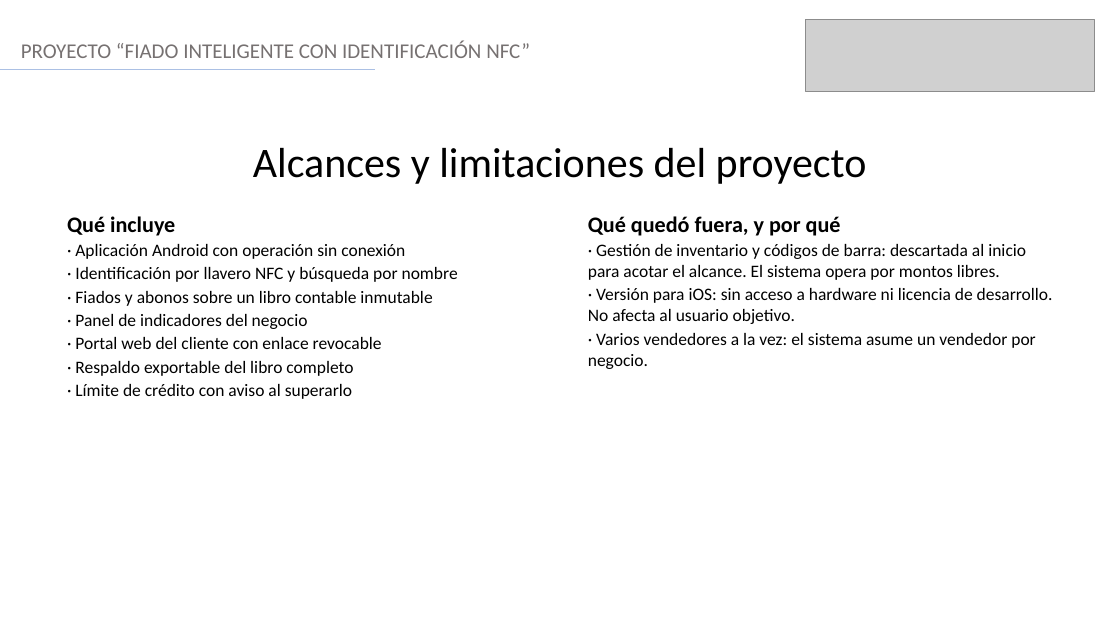
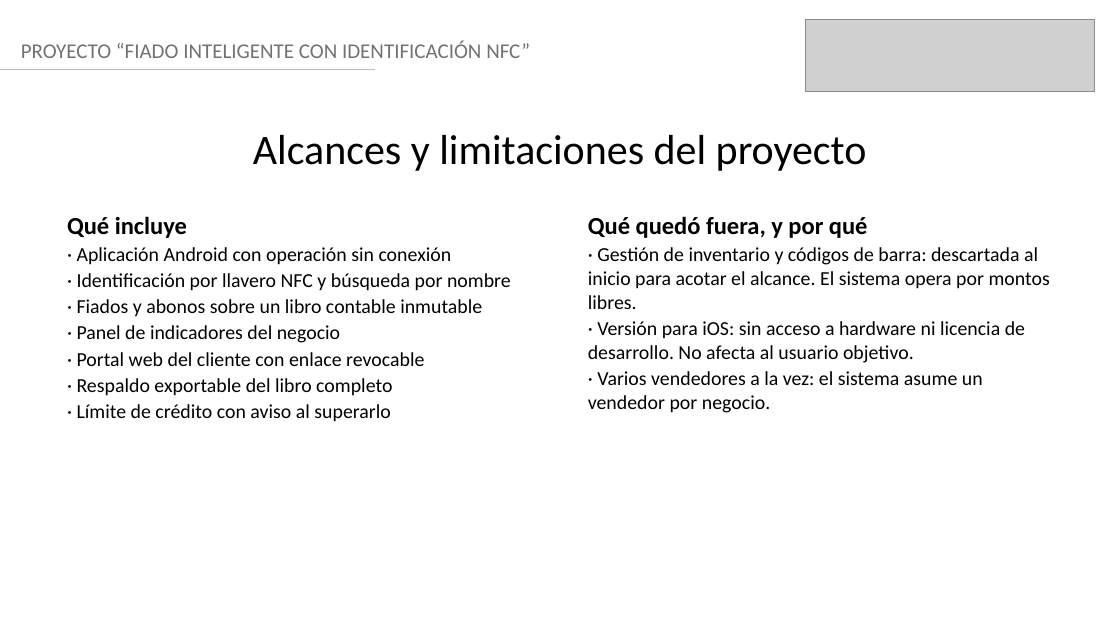
Before and after one commit to kallyfuu/Proyecto_Capstone, a slide deck: slide 5 of Gestion/Presentacion Final - Fiado NFC.pptx. Drawn at 1120x630 pixels with LibreOffice and Linux fonts; fonts in the diff are those of the drawing; grey boxes stand for pictures. Boxes give left, top, right and bottom in pixels: in the first picture for what was removed or moved away, otherwise in the second. Text is boxed around its words. In the diff, an @@ line names an element or a change of style, - is before the commit and + after.

```diff
--- a/Gestion/Presentacion Final - Fiado NFC.pptx
+++ b/Gestion/Presentacion Final - Fiado NFC.pptx
@@ text "Alcances y limitaciones del proyecto" moved from (x1=253, y1=148, x2=867, y2=184) to (x1=253, y1=135, x2=867, y2=171) @@
@@ text "Qué incluye" at (x1=67, y1=216, x2=511, y2=422): size 19 to 21 pt in "Qué incluye"; size 15 to 17 pt @@
@@ text "Qué quedó fuera, y por ..." at (x1=588, y1=216, x2=1050, y2=413): size 19 to 21 pt in "Qué quedó fuera, y por qué"; size 15 to 17 pt @@
```
Also in this commit, not shown: 8 other slides changed.
